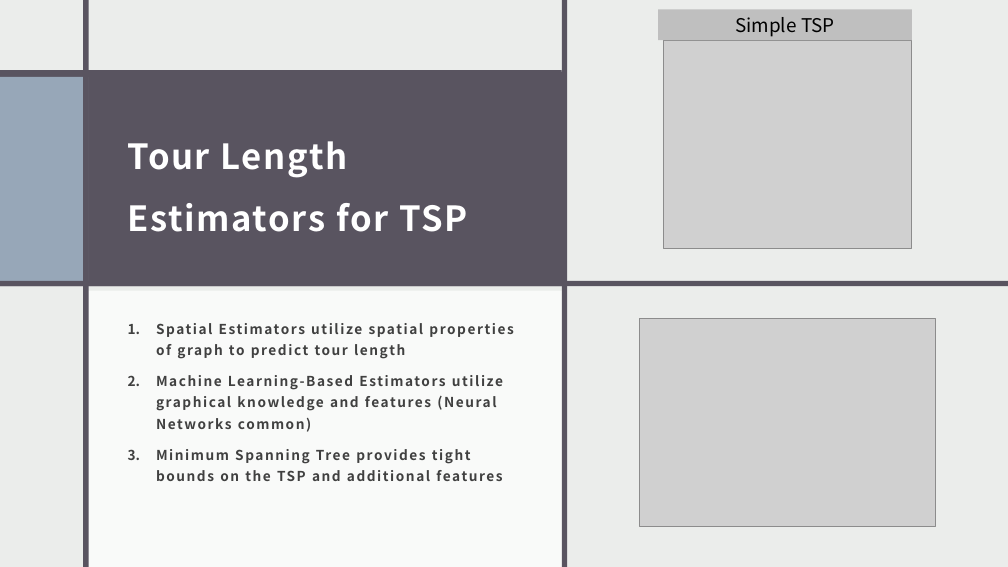
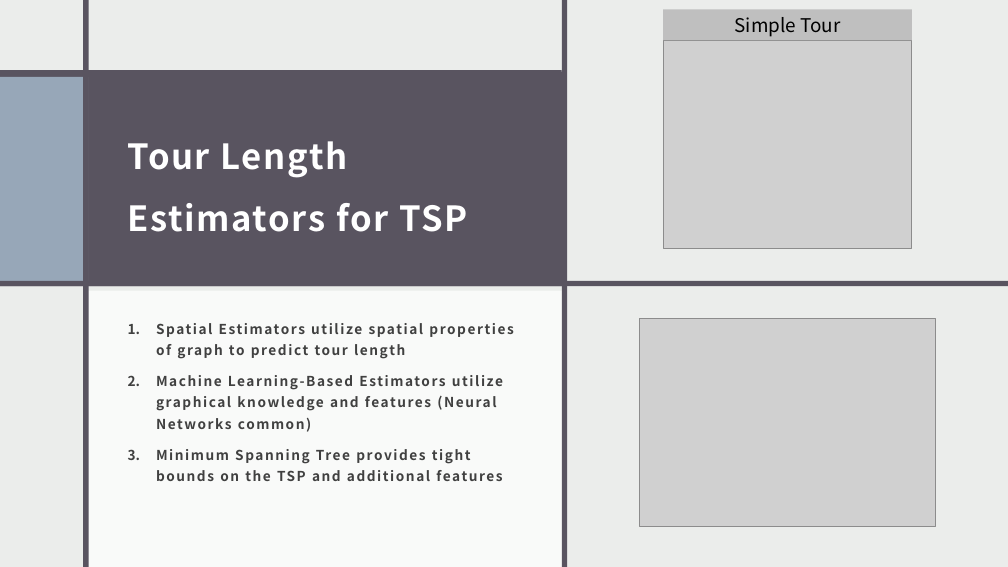
Before and after one commit to sfeldmanMIG25/Feldman-Investigating_Tour_Length_Estimators_to_Solve_Vehicle_Routing_Problem, a slide deck: slide 12 of Documents/Feldman_VRP_Thesis_Presentation.pptx (slide 9 before the commit). Drawn at 1008x567 pixels with LibreOffice and Linux fonts; fonts in the diff are those of the drawing; grey boxes stand for pictures. Boxes give left, top, right and bottom in pixels: in the first picture for what was removed or moved away, otherwise in the second. Text is boxed around its words. In the diff, an @@ line names an element or a change of style, - is before the commit and + after.

Commit message:
Documentation Update
Thesis presentation
Thesis text
Other forms.

```diff
--- a/Documents/Feldman_VRP_Thesis_Presentation.pptx
+++ b/Documents/Feldman_VRP_Thesis_Presentation.pptx
@@ rectangle "Simple Tour": place and size @@
-rectangle "Simple Tour" at (659, 10, 912, 40)
+rectangle "Simple Tour" at (663, 10, 912, 40)
@@ text in rectangle at (735, 17, 840, 37): text changed @@
-Simple TSP
+Simple Tour
```
Also in this commit, not shown: 8 other slides changed, 16 slides added, 8 slides removed, 3 other files.
